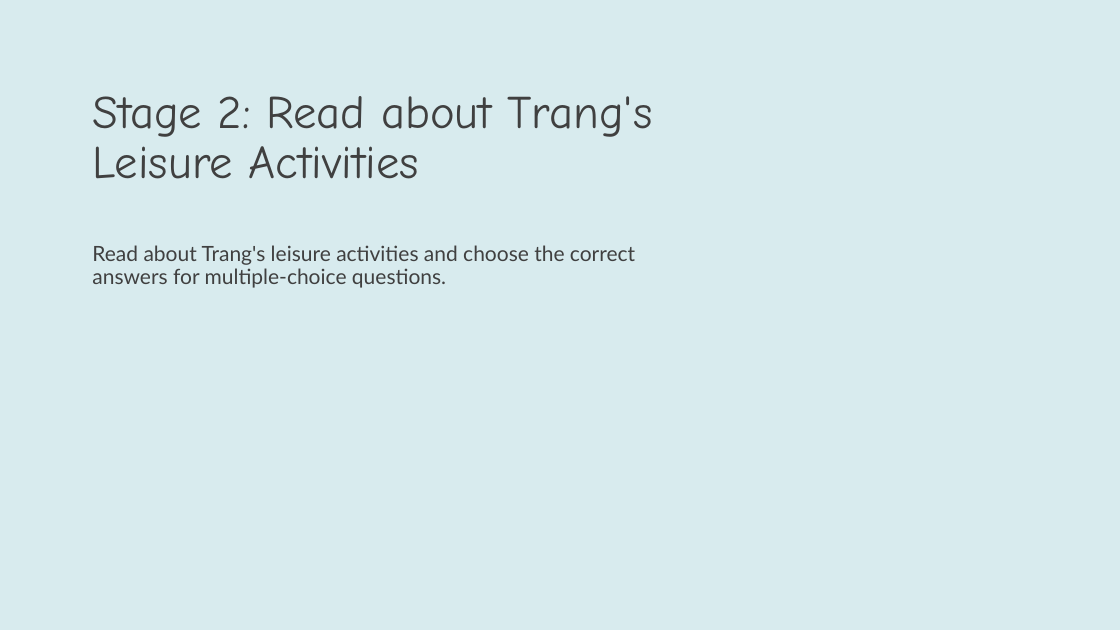
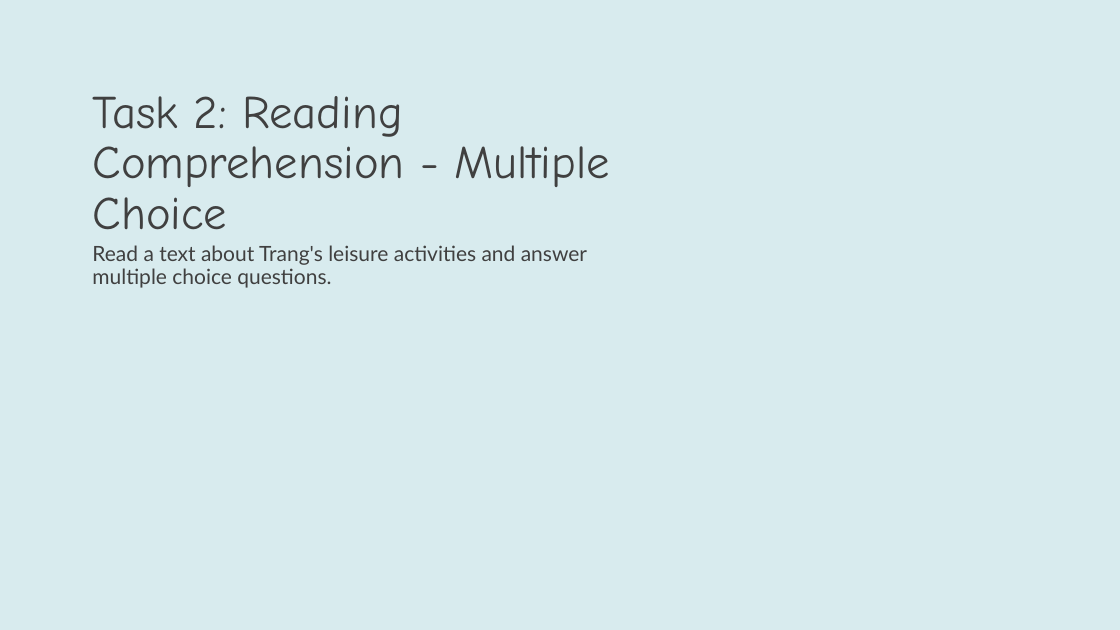
Before and after one commit to YuSh1nafk/IPR2026, a slide deck: slide 41 of back_end/outputs/Global_Success_Book_4_Presentation.pptx (slide 46 before the commit). Drawn at 1120x630 pixels with LibreOffice and Linux fonts; fonts in the diff are those of the drawing. Boxes give left, top, right and bottom in pixels: in the first picture for what was removed or moved away, otherwise in the second. Text is boxed around its words. In the diff, an @@ line names an element or a change of style, - is before the commit and + after.

```diff
--- a/back_end/outputs/Global_Success_Book_4_Presentation.pptx
+++ b/back_end/outputs/Global_Success_Book_4_Presentation.pptx
@@ title at [92,96,609,230]: text changed @@
-Stage 2: Read about Trang's Leisure Activities
+Task 2: Reading Comprehension - Multiple Choice
@@ text at [92,245,587,288]: text changed @@
-Read about Trang's leisure activities and choose the correct answers for multiple-choice questions.
+Read a text about Trang's leisure activities and answer multiple choice questions.
```
Also in this commit, not shown: 49 other slides changed, 4 slides added, 9 slides removed, 24 other files.
